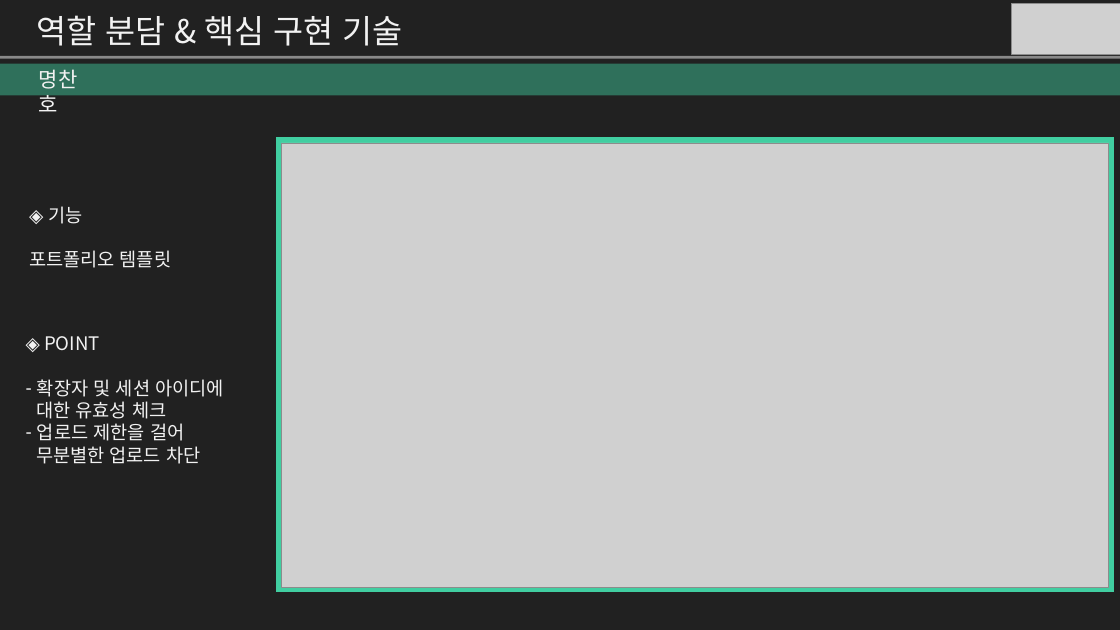
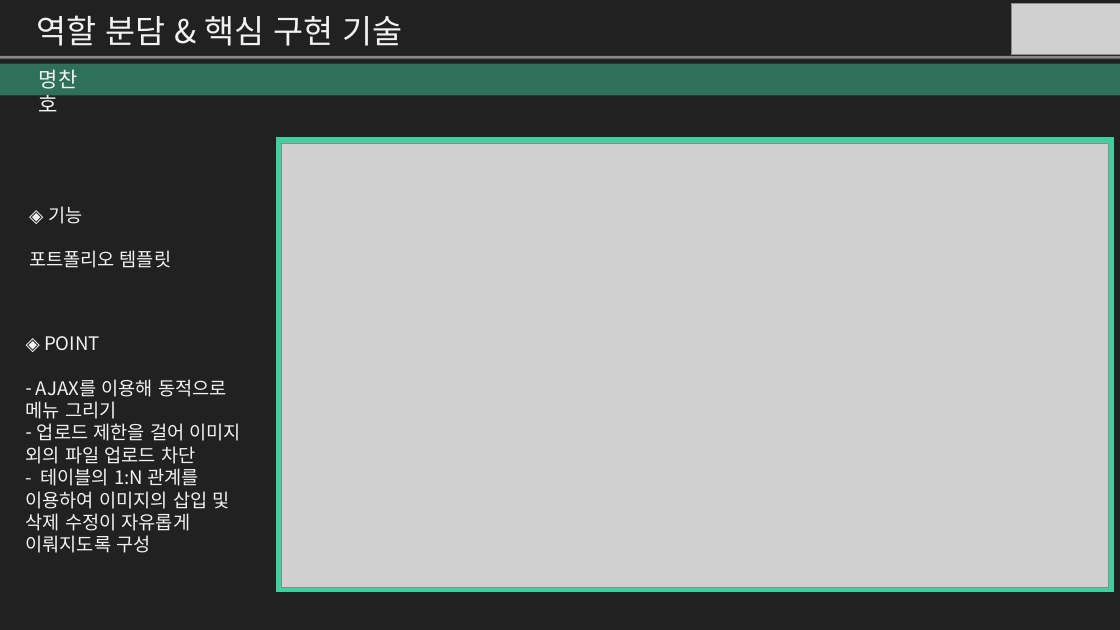
Before and after one commit to dahyoun-daddy/MC, a slide deck: slide 14 of document/MC_Final.pptx. Drawn at 1120x630 pixels with LibreOffice and Linux fonts; fonts in the diff are those of the drawing; grey boxes stand for pictures. Boxes give left, top, right and bottom in pixels: in the first picture for what was removed or moved away, otherwise in the second. Text is boxed around its words. In the diff, an @@ line names an element or a change of style, - is before the commit and + after.

```diff
--- a/document/MC_Final.pptx
+++ b/document/MC_Final.pptx
@@ text at [26, 379, 241, 553]: text changed @@
-– 확장자 및 세션 아이디에
-대한 유효성 체크
-– 업로드 제한을 걸어
-무분별한 업로드 차단
+– AJAX를 이용해 동적으로 메뉴 그리기
+– 업로드 제한을 걸어 이미지 외의 파일 업로드 차단
+- 테이블의 1:N 관계를 이용하여 이미지의 삽입 및 삭제 수정이 자유롭게 이뤄지도록 구성
```
